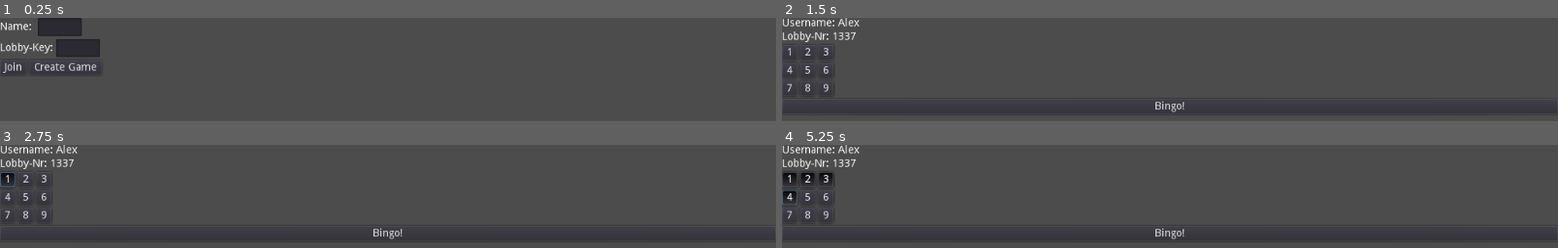
Above: before the commit, frames 1-4 (two rows, left to right).
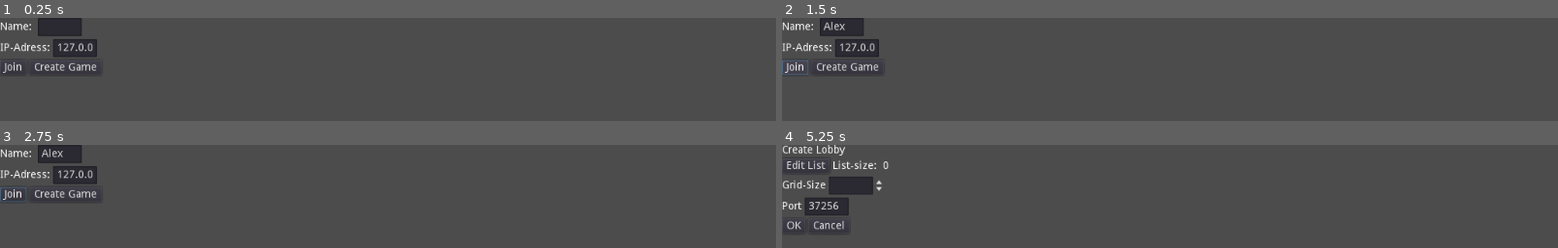
Above: after the commit, the same moments.

Repository: Reneator/Godot-Online-Bingo
Game: Godot game, scene res://Main_Menu.tscn
Two runs of this game, one before a commit and one after it. Both use one fixed random seed, a clock stepped at 60 frames per second and the inputs below.
Inputs (mouse positions are in pixels of both pictures, inside the frame that each line leads up to):
- Up to frame 1 (0.25 s): no input
- Up to frame 2 (1.5 s): click (844, 27) at 0.52 s; type "Alex" at 0.6 s; click "Join" at 1.25 s
- Up to frame 3 (2.75 s): click (7, 180) at 2 s, where only the run before the commit has a clickable "1"
- Up to frame 4 (5.25 s): click (805, 180) at 2.75 s, where only the run before the commit has a clickable "2"; click (844, 194) at 3.5 s, where only the run after the commit has a clickable "Create Game"; click (828, 180) at 4.25 s, where only the run before the commit has a clickable "3"; click (789, 197) at 5 s, where only the run before the commit has a clickable "4"

The runs differ from the first frame. In frame 1, 0.6% of the frame differs, in the area x 0-13%, y 20-39%; in frame 2, 4.5%; in frame 3, 4.6%; in frame 4, 5.1%, in the area x 0-96%, y 0-93%.

Commit message:
Implemented Host/Client functionality

Diff:
--- a/Create_Lobby_Screen.gd
+++ b/Create_Lobby_Screen.gd
@@ -3,10 +3,25 @@
 
 
 func _on_OK_Button_pressed():
-	check_params()
-	get_tree().change_scene_to(Scenes.lobby_admin_screen)
+	var valid = check_params()
+	if valid:
+		create_server()
+		save()
+		get_tree().change_scene_to(Scenes.lobby_admin_screen)
+
+func create_server():
+	var port = int($HBoxContainer4/Port_Line_Edit.text)
+	var peer = NetworkedMultiplayerENet.new()
+	peer.create_server(port, Global.max_players)
+	get_tree().set_network_peer(peer)
+	get_tree().set_meta("network_peer", peer)
+	print("Server created!")
+
+
 
 func check_params():
+	#list-size has to be at least as big as the bingo-grid-square-size (so for 3 grid-size at least 9)
+	return true
 	pass
 
 func _on_Cancel_Button_pressed():
@@ -14,3 +29,13 @@
 
 func _on_Edit_List_Button_pressed():
 	get_tree().change_scene_to(Scenes.list_editor)
+
+func save():
+	var session = Session.new()
+	session.grid_size = $HBoxContainer/Grid_Size.value
+	Global.host_session = session
+	pass
+
+
+func load_state():
+	pass
--- a/Create_Lobby_Screen.tscn
+++ b/Create_Lobby_Screen.tscn
@@ -50,17 +50,34 @@
 margin_bottom = 19.0
 text = "Grid-Size"
 
-[node name="SpinBox" type="SpinBox" parent="HBoxContainer"]
+[node name="Grid_Size" type="SpinBox" parent="HBoxContainer"]
 margin_left = 62.0
 margin_right = 136.0
 margin_bottom = 24.0
 min_value = 4.0
 value = 4.0
 
-[node name="HBoxContainer3" type="HBoxContainer" parent="."]
+[node name="HBoxContainer4" type="HBoxContainer" parent="."]
 margin_top = 70.0
 margin_right = 1024.0
-margin_bottom = 90.0
+margin_bottom = 94.0
+
+[node name="Label" type="Label" parent="HBoxContainer4"]
+margin_top = 5.0
+margin_right = 26.0
+margin_bottom = 19.0
+text = "Port"
+
+[node name="Port_Line_Edit" type="LineEdit" parent="HBoxContainer4"]
+margin_left = 30.0
+margin_right = 88.0
+margin_bottom = 24.0
+text = "37256"
+
+[node name="HBoxContainer3" type="HBoxContainer" parent="."]
+margin_top = 98.0
+margin_right = 1024.0
+margin_bottom = 118.0
 
 [node name="OK_Button" type="Button" parent="HBoxContainer3"]
 margin_right = 31.0
--- a/Entry_Editor/Bingo_Listen_Editor.gd
+++ b/Entry_Editor/Bingo_Listen_Editor.gd
@@ -40,10 +40,31 @@
 	return true
 
 func clear_error():
-	$VBoxContainer/Error_Label.text = ""
+	$VBoxContainer/Error_Label.clear()
 
 func print_error(text):
-	$VBoxContainer/Error_Label.text = text
+	$VBoxContainer/Error_Label.print_error(text)
 
 func _on_LineEdit_text_entered(new_text):
 	process_text(new_text)
+
+
+func _on_OK_Button_pressed():
+	save()
+	get_tree().change_scene_to(Scenes.lobby_admin_screen)
+
+	pass # Replace with function body.
+
+
+func _on_Import_Button_pressed():
+	pass # Replace with function body.
+
+
+func _on_Export_Button_pressed():
+	pass # Replace with function body.
+
+func save():
+	pass
+
+func load_state():
+	pass
--- a/Entry_Editor/Bingo_Listen_Editor.tscn
+++ b/Entry_Editor/Bingo_Listen_Editor.tscn
@@ -1,7 +1,8 @@
-[gd_scene load_steps=3 format=2]
+[gd_scene load_steps=4 format=2]
 
 [ext_resource path="res://Entry_Editor/Bingo_Listen_Editor.gd" type="Script" id=1]
 [ext_resource path="res://Entry_Editor/List_Entry.tscn" type="PackedScene" id=2]
+[ext_resource path="res://Error_Label.tscn" type="PackedScene" id=3]
 
 [node name="PanelContainer" type="PanelContainer"]
 anchor_right = 1.0
@@ -50,15 +51,47 @@
 [node name="Entries" type="VBoxContainer" parent="VBoxContainer"]
 margin_top = 36.0
 margin_right = 1010.0
-margin_bottom = 568.0
+margin_bottom = 536.0
 size_flags_vertical = 3
 
-[node name="Error_Label" type="Label" parent="VBoxContainer"]
-margin_top = 572.0
+[node name="Error_Label" parent="VBoxContainer" instance=ExtResource( 3 )]
+
+[node name="HSeparator2" type="HSeparator" parent="VBoxContainer"]
+margin_top = 558.0
+margin_right = 1010.0
+margin_bottom = 562.0
+
+[node name="HBoxContainer2" type="HBoxContainer" parent="VBoxContainer"]
+margin_top = 566.0
 margin_right = 1010.0
 margin_bottom = 586.0
-size_flags_vertical = 12
-custom_colors/font_color = Color( 0.52549, 0.0941176, 0.0941176, 1 )
-align = 1
+
+[node name="OK_Button" type="Button" parent="VBoxContainer/HBoxContainer2"]
+margin_right = 30.0
+margin_bottom = 20.0
+text = "Ok"
+
+[node name="HBoxContainer" type="HBoxContainer" parent="VBoxContainer/HBoxContainer2"]
+margin_left = 34.0
+margin_right = 1010.0
+margin_bottom = 20.0
+size_flags_horizontal = 3
+alignment = 2
+
+[node name="Import_Button" type="Button" parent="VBoxContainer/HBoxContainer2/HBoxContainer"]
+margin_left = 864.0
+margin_right = 920.0
+margin_bottom = 20.0
+size_flags_horizontal = 8
+text = "Import"
+
+[node name="Export_Button" type="Button" parent="VBoxContainer/HBoxContainer2/HBoxContainer"]
+margin_left = 924.0
+margin_right = 976.0
+margin_bottom = 20.0
+text = "Export"
 [connection signal="text_entered" from="VBoxContainer/HBoxContainer/LineEdit" to="." method="_on_LineEdit_text_entered"]
 [connection signal="pressed" from="VBoxContainer/HBoxContainer/Button" to="." method="_on_Button_pressed"]
+[connection signal="pressed" from="VBoxContainer/HBoxContainer2/OK_Button" to="." method="_on_OK_Button_pressed"]
+[connection signal="pressed" from="VBoxContainer/HBoxContainer2/HBoxContainer/Import_Button" to="." method="_on_Import_Button_pressed"]
+[connection signal="pressed" from="VBoxContainer/HBoxContainer2/HBoxContainer/Export_Button" to="." method="_on_Export_Button_pressed"]
--- /dev/null
+++ b/Error_Label.gd
@@ -0,0 +1,9 @@
+extends Label
+
+
+func print_error(text):
+	text = text
+
+
+func clear():
+	text = ""
--- /dev/null
+++ b/Error_Label.tscn
@@ -0,0 +1,15 @@
+[gd_scene load_steps=2 format=2]
+
+[ext_resource path="res://Error_Label.gd" type="Script" id=1]
+
+[node name="Error_Label" type="Label"]
+margin_top = 540.0
+margin_right = 1010.0
+margin_bottom = 554.0
+size_flags_vertical = 12
+custom_colors/font_color = Color( 0.52549, 0.0941176, 0.0941176, 1 )
+align = 1
+script = ExtResource( 1 )
+__meta__ = {
+"_edit_use_anchors_": false
+}
--- /dev/null
+++ b/Game.gd
@@ -0,0 +1,10 @@
+extends Node
+
+signal start_game(session)
+signal client_ready(session)
+
+remote func start_game(session):
+	emit_signal("start_game", session)
+
+remote func client_ready(session):
+	emit_signal("client_ready", session)
--- a/Global.gd
+++ b/Global.gd
@@ -6,4 +6,18 @@
 
 var lobby_key = ""
 
+#clean up the session logic
+
 var session : Session
+
+var game_session: Session
+
+var host_session: Session
+
+var saved_ip_address = "127.0.0.1:37256"
+
+var max_players = 100
+
+var is_host = false
+
+var is_connected = false
--- a/Lobby_Admin.gd
+++ b/Lobby_Admin.gd
@@ -1,3 +1,18 @@
 extends Control
 
 var session_manager = Session_Manager.new()
+
+
+func _ready():
+	Game.connect("client_ready", self, "on_client_ready")
+
+func on_client_ready(request_session_json):
+	print("on_client_ready!")
+	var session = Session.new().from_json(request_session_json)
+
+
+	var client_session = session_manager.get_session(session)
+	var client_session_json = client_session.as_json()
+
+
+	Game.rpc_id(client_session.peer_id, "start_game", client_session_json)
--- a/Lobby_Screen.gd
+++ b/Lobby_Screen.gd
@@ -6,19 +6,19 @@
 
 func load_game():
 	var session : Session = Global.session
-	$HBoxContainer/Username_Label.text = session.username
-	$HBoxContainer2/Lobby_Nr_Label.text = session.lobby_key
+	$HBoxContainer/Username_Label.text = str(session.username)
+	$HBoxContainer2/Lobby_Nr_Label.text = str(session.lobby_key)
 	$Bingo.bingo_grid_size = session.grid_size
 	$Bingo.initialize(session.entries)
 
-func on_bingo_change(entries):
+func on_bingo_change(parsed_entries):#entries are already parsed
 	var current_session : Session = Global.session
 	var update_session = Session.new()
-	update_session.entries = current_session.entries
 	update_session.username = current_session.username
 	update_session.lobby_key = current_session.lobby_key
 	update_session.grid_size = current_session.grid_size
-	update_session.entries = entries
+	update_session.entries = parsed_entries
+	rpc_id(1, "update_client_session", update_session)
 
 	print(update_session)
 
--- a/Main_Menu.gd
+++ b/Main_Menu.gd
@@ -3,6 +3,9 @@
 
 func _ready():
 	load_state()
+	get_tree().connect("connected_to_server", self, "on_connect_to_server")
+	Game.connect("start_game", self, "on_start_game")
+
 
 func _on_Create_Game_Button_pressed():
 	var valid = check_name()
@@ -13,23 +16,56 @@
 func _on_Join_Game_Button_pressed():
 	var valid = check_name()
 	if valid:
-		var session = connect_to_lobby()
-		if session:
-			Global.session = session
-			save()
-			get_tree().change_scene_to(Scenes.lobby_screen)
+		connect_to_lobby()
+#		if session:
+#			Global.session = session
+#			save()
+#			get_tree().change_scene_to(Scenes.lobby_screen)
 
 func connect_to_lobby():
+	var ip_address = $HBoxContainer4/IP_Line_Edit.text
+	var address = ip_address.split(":")[0]
+	var port_string = ip_address.split(":")[1]
+	var port = int(port_string)
+	var peer = NetworkedMultiplayerENet.new()
+	peer.create_client(address,port)
+	get_tree().set_network_peer(peer)
+	get_tree().set_meta("network_peer", peer)
+	Global.is_host = false
+
+
+func on_start_game(session_json):
+	print("start call received by server!")
+	var session = Session.new().from_json(session_json)
+	Global.session = session
+	save()
+	get_tree().change_scene_to(Scenes.lobby_screen)
+
+
+
+func on_connect_to_server():
+	if Global.is_connected:
+		return
+	Global.is_connected = true
+	print("Successfully connected to server")
 	var session = Session.new()
 	var user_name = get_user_name()
-	var lobby_key = $HBoxContainer2/Lobby_Key_Line_Edit.text
+	var peer_id = get_tree().get_network_unique_id()
+#	var lobby_key = $HBoxContainer2/Lobby_Key_Line_Edit.text
 	session.username = user_name
-	session.lobby_key = lobby_key
-	session.grid_size = 3
-	session.entries = ["1","2","3","4","5","6","7","8","9"]
-	session.lobby_key = "1337"
+#	session.lobby_key = lobby_key
+#	session.grid_size = 3
+	session.peer_id = peer_id
+#	session.entries = ["1","2","3","4","5","6","7","8","9"]
+#	Game.rpc_id()
+#	Game.set_network_master(peer_id)
+	var session_dict = session.as_dict()
+	var session_json = JSON.print(session_dict)
+	print("Session_Json:" + session_json)
 
-	return session
+	Game.rpc_id(1,"client_ready", session_json)
+
+
 
 func check_name():
 	clear_error()
@@ -55,7 +91,9 @@
 func save():
 	Global.user_name = get_user_name()
 	Global.lobby_key = $HBoxContainer2/Lobby_Key_Line_Edit.text
+	Global.saved_ip_address = $HBoxContainer4/IP_Line_Edit.text
 
 func load_state():
+	$HBoxContainer4/IP_Line_Edit.text = Global.saved_ip_address
 	$HBoxContainer/NameLineEdit.text = Global.user_name
 	$HBoxContainer2/Lobby_Key_Line_Edit.text = Global.lobby_key
--- a/Main_Menu.tscn
+++ b/Main_Menu.tscn
@@ -26,6 +26,7 @@
 margin_bottom = 24.0
 
 [node name="HBoxContainer2" type="HBoxContainer" parent="."]
+visible = false
 margin_top = 28.0
 margin_right = 1024.0
 margin_bottom = 52.0
@@ -39,6 +40,22 @@
 [node name="Lobby_Key_Line_Edit" type="LineEdit" parent="HBoxContainer2"]
 margin_left = 74.0
 margin_right = 132.0
+margin_bottom = 24.0
+
+[node name="HBoxContainer4" type="HBoxContainer" parent="."]
+margin_top = 28.0
+margin_right = 1024.0
+margin_bottom = 52.0
+
+[node name="Label" type="Label" parent="HBoxContainer4"]
+margin_top = 5.0
+margin_right = 66.0
+margin_bottom = 19.0
+text = "IP-Adress:"
+
+[node name="IP_Line_Edit" type="LineEdit" parent="HBoxContainer4"]
+margin_left = 70.0
+margin_right = 128.0
 margin_bottom = 24.0
 
 [node name="HBoxContainer3" type="HBoxContainer" parent="."]
--- /dev/null
+++ b/Network_Monitor.gd
@@ -0,0 +1,18 @@
+extends Node
+
+
+func _ready():
+	get_tree().connect("network_peer_connected",self,"on_network_peer_connected")
+	get_tree().connect("network_peer_disconnected",self,"on_network_peer_disconnected")
+
+func on_network_peer_connected(id):
+	if Global.is_host:
+		print("Host: Client with id: %s connected to Host!"%id)
+	else:
+		print("Client: Additional Client with id: %s connected to Host!"%id)
+
+func on_network_peer_disconnected(id):
+	if Global.is_host:
+		print("Host: Client with id: %s disconnected to Host!"%id)
+	else:
+		print("Client: Additional Client with id: %s disconnected to Host!"%id)
--- a/Session.gd
+++ b/Session.gd
@@ -5,3 +5,35 @@
 var lobby_key
 var entries = []
 var grid_size
+var peer_id
+
+func as_json():
+	var dict = self.as_dict()
+	return to_json(dict)
+
+func from_json(json_string):
+	var dict = JSON.parse(json_string).result
+	return from_dict(dict)
+
+func as_dict():
+	var dict = {}
+	dict["username"] = username
+	dict["lobby_key"] = lobby_key
+	dict["entries"] = entries
+	dict["grid_size"] = grid_size
+	dict["peer_id"] = peer_id
+	return dict
+
+func from_dict(dict):
+	username = dict.get("username")
+	lobby_key = dict.get("lobby_key")
+	entries = dict.get("entries")
+	var grid_size_string = dict.get("grid_size")
+	if grid_size_string:
+		grid_size = int(grid_size_string)
+	else:
+		grid_size = 0
+	var peer_id_string = dict.get("peer_id")
+	if peer_id_string:
+		peer_id = int(peer_id_string)
+	return self
--- a/Session_Manager.gd
+++ b/Session_Manager.gd
@@ -5,3 +5,10 @@
 
 
 var sessions = {} #{username:{session}}
+
+func get_session(request_session):
+	var session = Session.new()
+	session.peer_id = request_session.peer_id
+	session.entries = ["1","2","3","4","5","6","7","8","9"]
+	session.grid_size = Global.host_session.grid_size
+	return session
--- a/project.godot
+++ b/project.godot
@@ -34,6 +34,8 @@
 
 Scenes="*res://Scenes.tscn"
 Global="*res://Global.gd"
+NetworkMonitor="*res://Network_Monitor.gd"
+Game="*res://Game.gd"
 
 [rendering]
 
